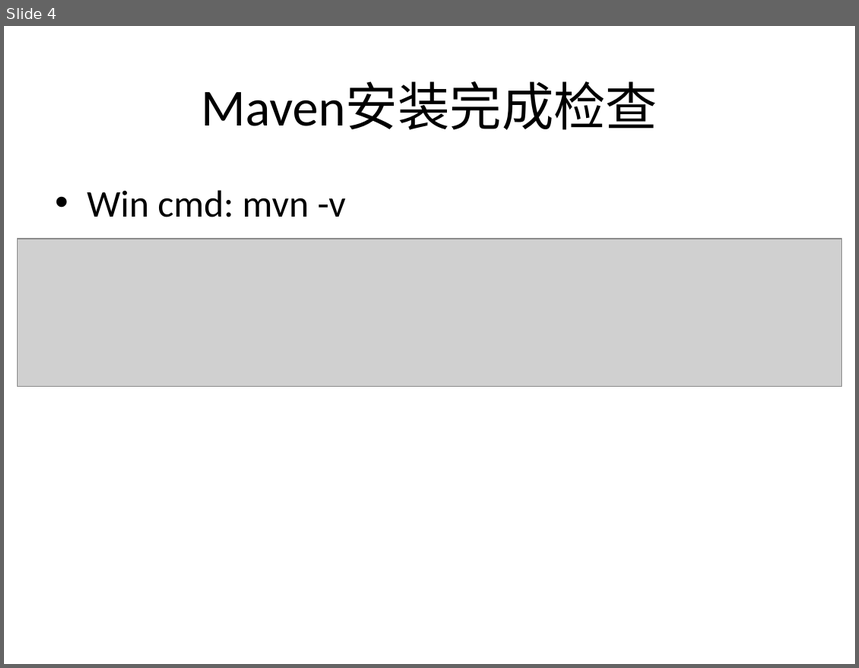
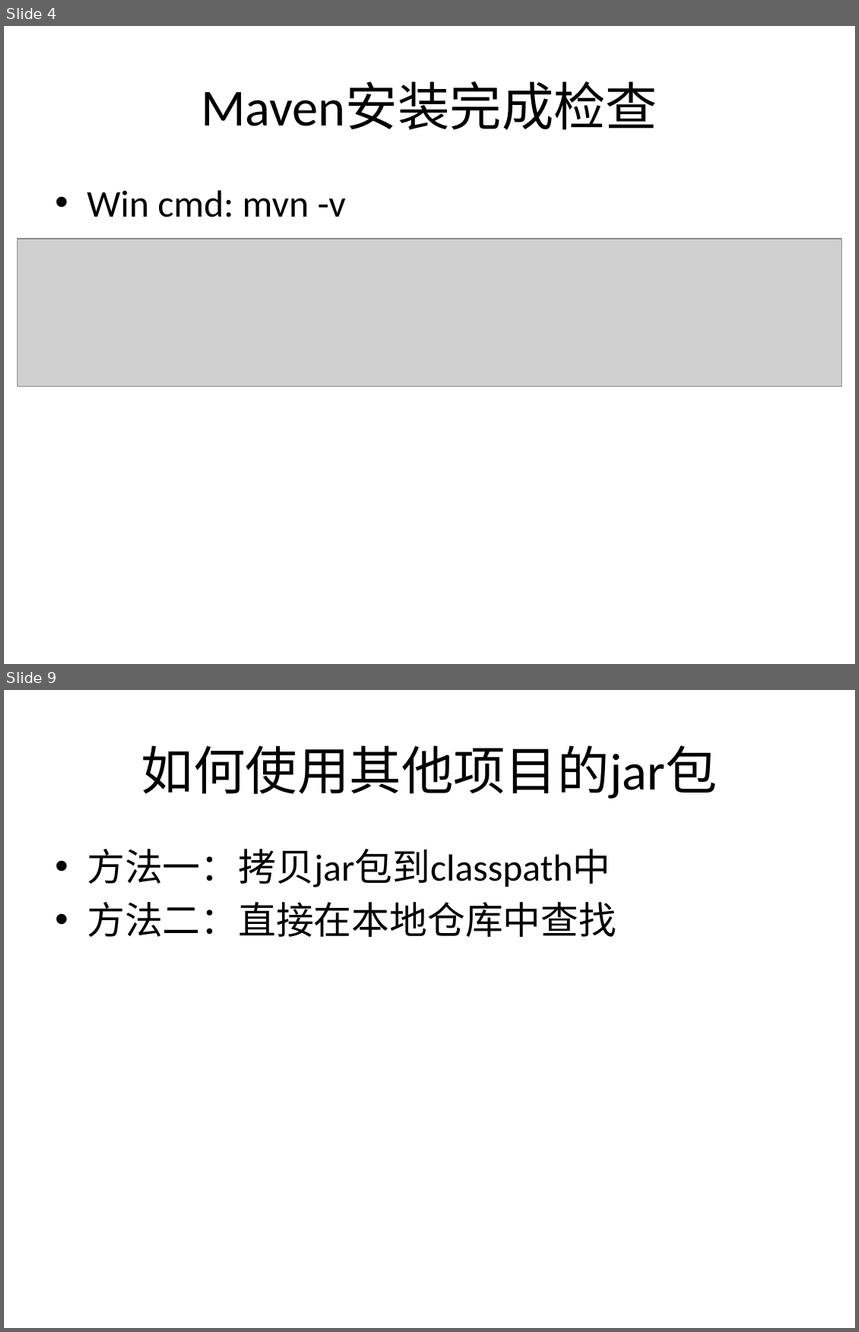
Before and after one commit to will09/readingnotes, a slide deck: CI/maven_installation.pptx. Shown one above the other, each under a label of ours: slide 4 before the commit, slides 4 and 9 after it; the slides between them are not shown. The pictures are 859x668 and 859x1332 pixels, drawn with LibreOffice and Linux fonts; fonts in the diff are those of the drawing; grey boxes stand for pictures. Boxes give left, top, right and bottom in pixels: in the first picture for what was removed or moved away, otherwise in the second. Text is boxed around its words. In the diff, an @@ line names an element or a change of style, - is before the commit and + after.

```diff
--- a/CI/maven_installation.pptx
+++ b/CI/maven_installation.pptx
@@ slide 9 added at [4, 690, 855, 1328], background #FFFFFF @@
@@ title added at [142, 745, 718, 799], 44 pt, text #000000 @@
+如何使用其他项目的jar包
@@ text added at [87, 849, 617, 937], 32 pt, text #000000 @@
+• 方法一：拷贝jar包到classpath中
+• 方法二：直接在本地仓库中查找
```
Also in this commit, not shown: 8 other slides added, 15 other files.
